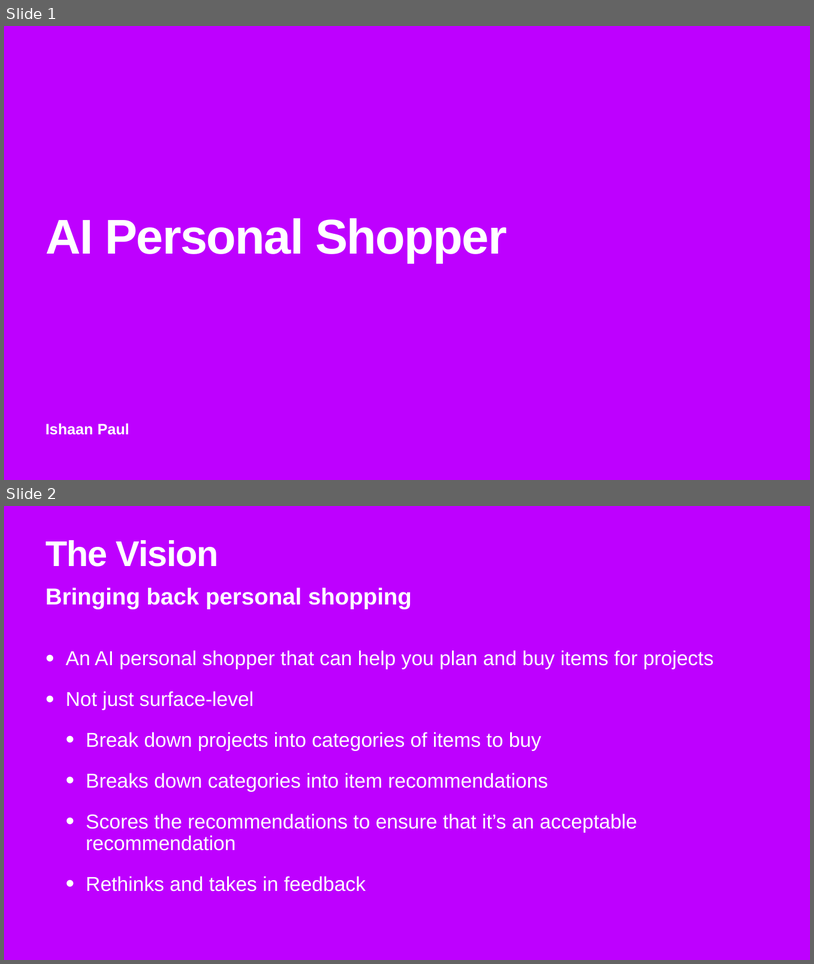
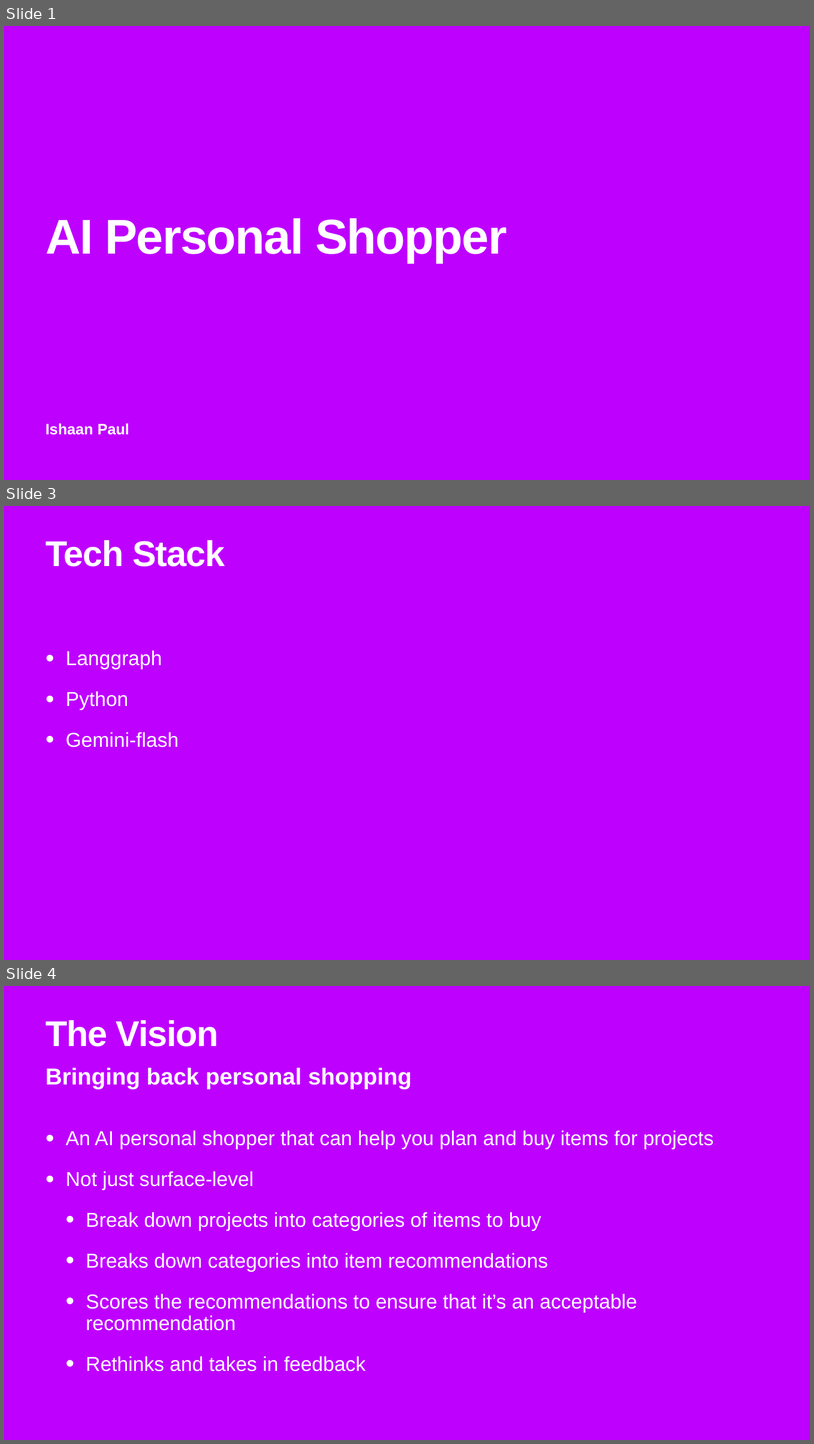
Before and after one commit to ishaanpaul98/Open-Source-AI-Hackathon, a slide deck: AI Hackathon Presentation.pptx. Shown one above the other, each under a label of ours: slides 1 and 2 before the commit, slides 1, 3 and 4 after it; the slides between them are not shown. The pictures are 814x964 and 814x1444 pixels, drawn with LibreOffice and Linux fonts; fonts in the diff are those of the drawing; background and template pictures are left out. Boxes give left, top, right and bottom in pixels: in the first picture for what was removed or moved away, otherwise in the second. Text is boxed around its words. In the diff, an @@ line names an element or a change of style, - is before the commit and + after.

Commit message:
updated presentation
updated presentation

```diff
--- a/AI Hackathon Presentation.pptx
+++ b/AI Hackathon Presentation.pptx
@@ slide 3 added at [4,506,810,960], background picture (left out) @@
@@ title added at [45,540,225,567], 85 pt, text #FFFFFF, bold @@
+Tech Stack
@@ text added at [66,650,179,747], 48 pt, text #FFFFFF @@
+• Langgraph
+• Python
+• Gemini-flash
@@ what was slide 2 is now slide 4 @@
```
Also in this commit, not shown: 1 other slide added, 1 other file.
